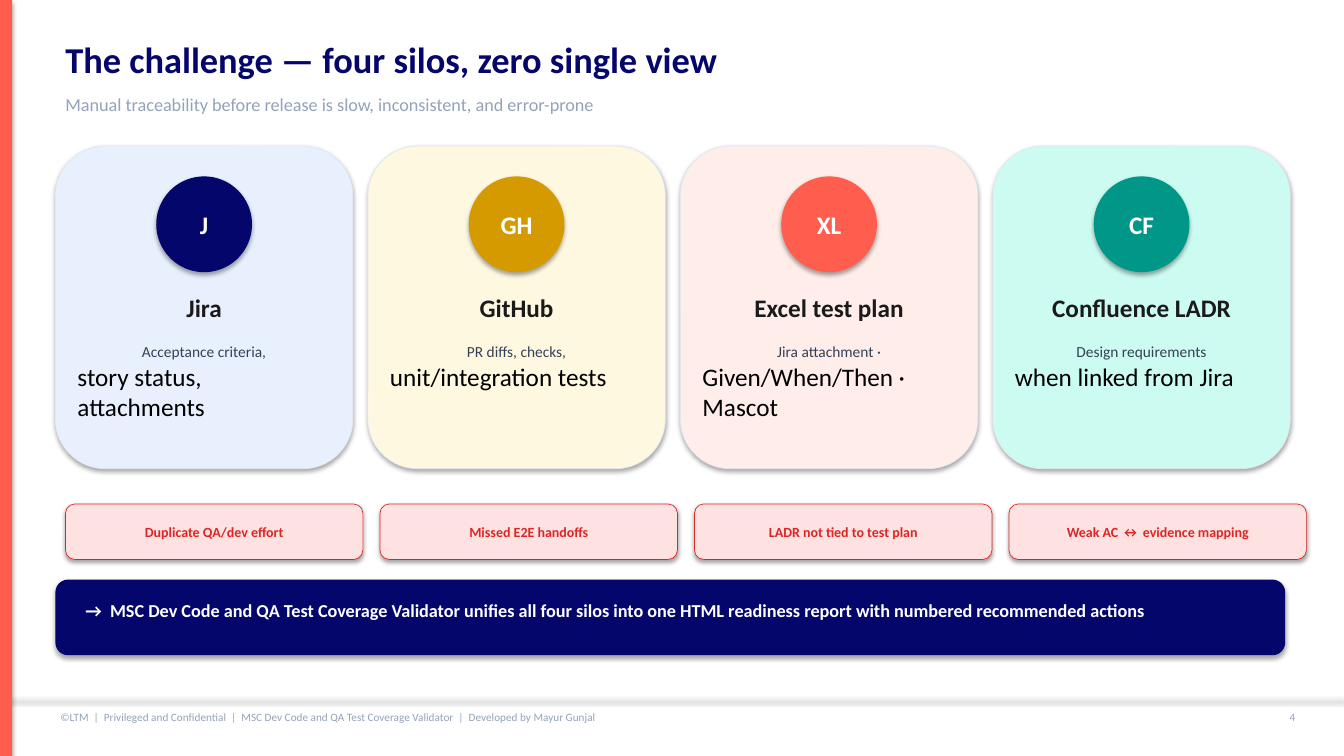
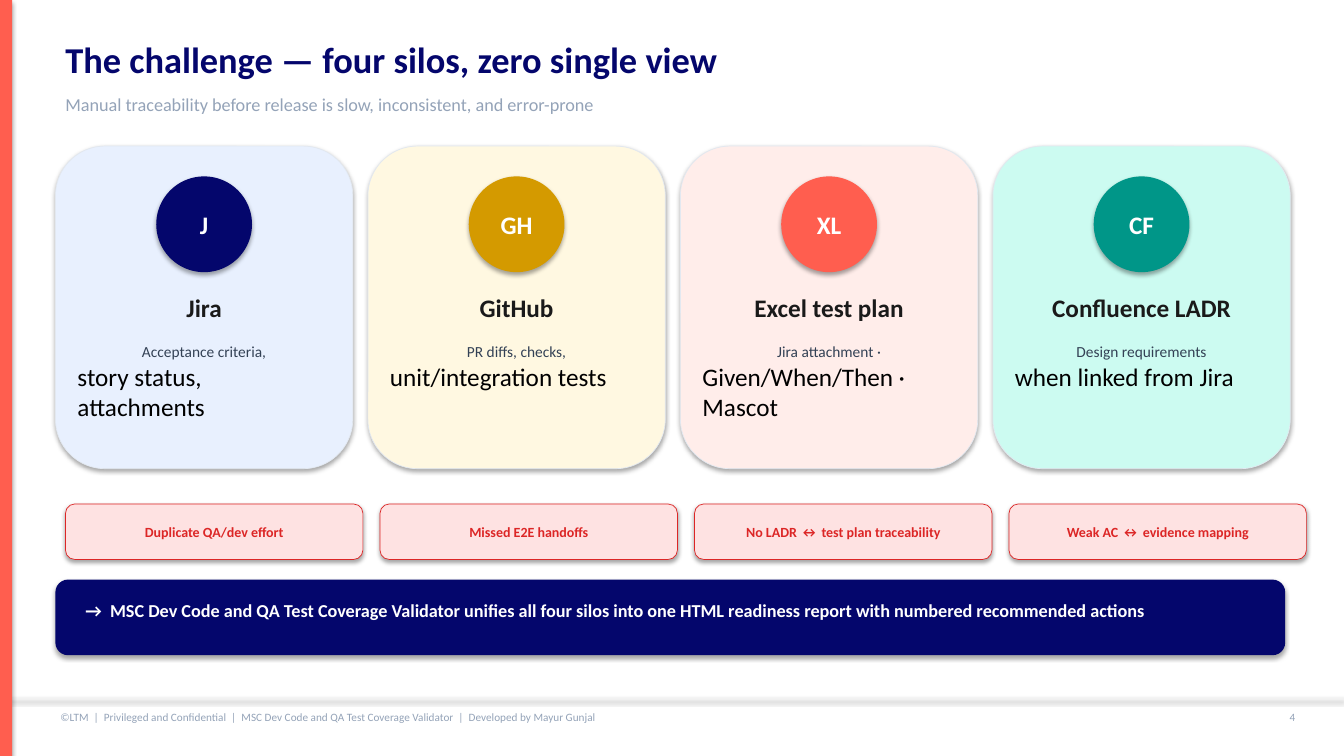
Before and after one commit to mgunjal11/pegasus-qa-agents-lab-copy, a slide deck: slide 5 of docs/MSC-Dev-Code-and-QA-Test-Coverage-Validator-Guide.pptx. Drawn at 1344x756 pixels with LibreOffice and Linux fonts; fonts in the diff are those of the drawing. Boxes give left, top, right and bottom in pixels: in the first picture for what was removed or moved away, otherwise in the second. Text is boxed around its words. In the diff, an @@ line names an element or a change of style, - is before the commit and + after.

```diff
--- a/docs/MSC-Dev-Code-and-QA-Test-Coverage-Validator-Guide.pptx
+++ b/docs/MSC-Dev-Code-and-QA-Test-Coverage-Validator-Guide.pptx
@@ text in rounded rectangle at bbox=[746, 527, 940, 539]: text changed @@
-LADR not tied to test plan
+No LADR ↔ test plan traceability
```
Also in this commit, not shown: 3 other slides changed, 9 other files.
